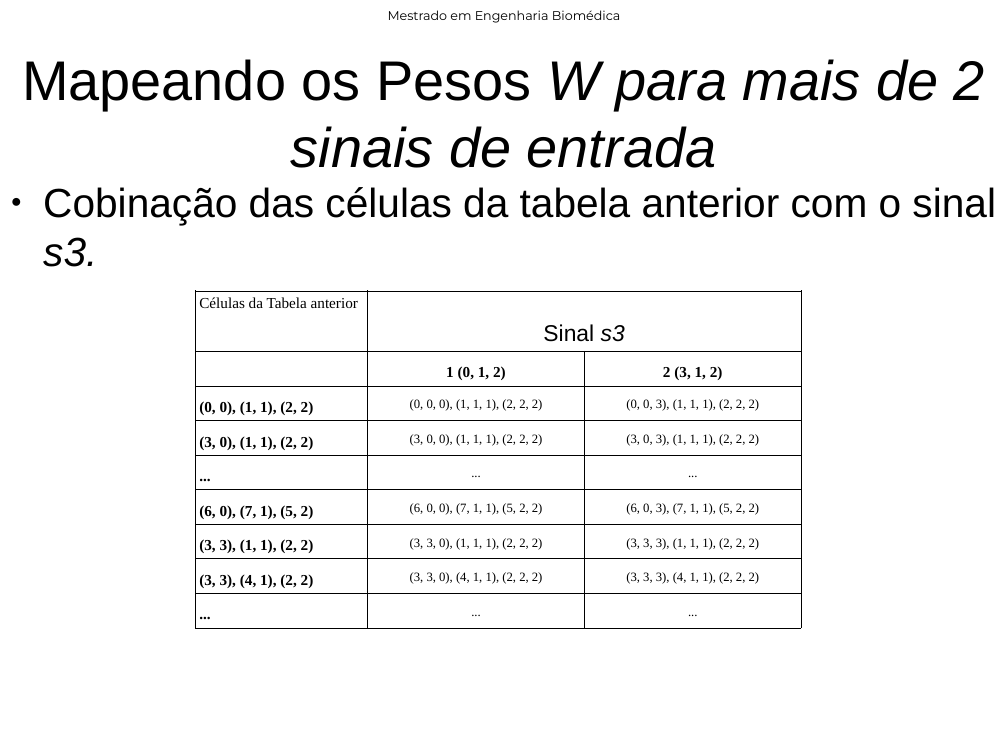
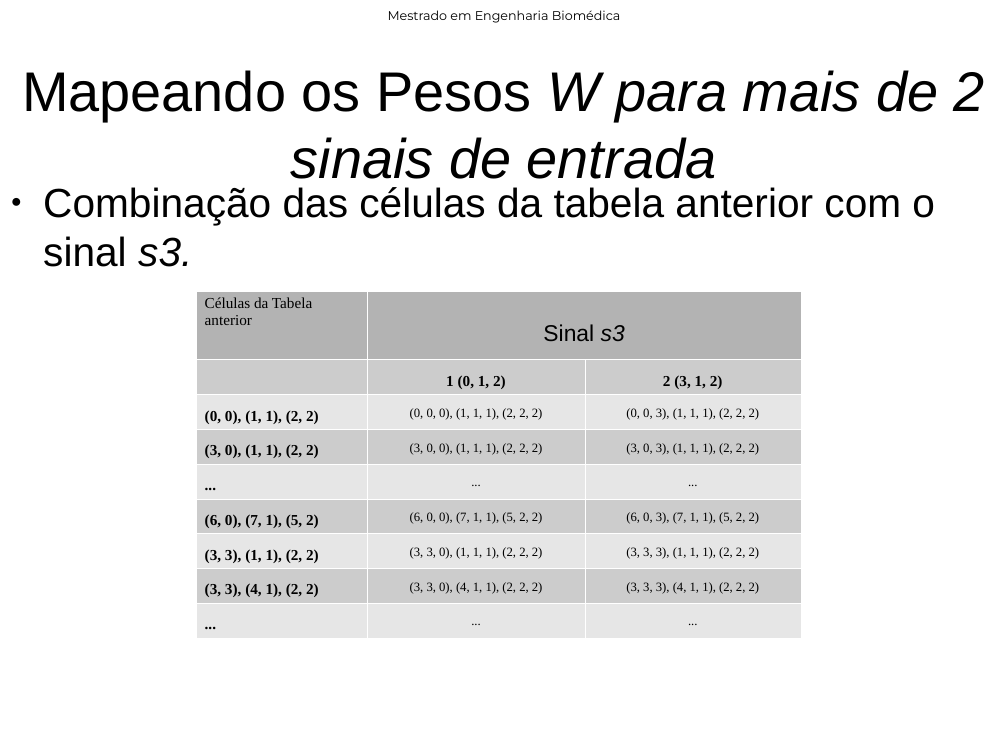
Before and after one commit to rob-nn/dissertation, a slide deck: slide 36 of qualify/qualify.odp (slide 34 before the commit). Drawn at 1008x756 pixels with LibreOffice and Linux fonts; fonts in the diff are those of the drawing; background and template pictures are left out. Boxes give left, top, right and bottom in pixels: in the first picture for what was removed or moved away, otherwise in the second. Text is boxed around its words. In the diff, an @@ line names an element or a change of style, - is before the commit and + after.

```diff
--- a/qualify/qualify.odp
+++ b/qualify/qualify.odp
@@ title "Mapeando os Pesos W para ..." rewrapped from (22, 59, 985, 168) to (22, 70, 985, 188) @@
@@ text at (43, 187, 935, 267): text changed @@
-● Cobinação das células da tabela anterior com o sinal s3.
+● Combinação das células da tabela anterior com o sinal s3.
@@ table at (196, 291, 801, 601) @@
@@ fill none to #B3B3B3 in 2 cells @@
@@ fill none to #CCCCCC in 11 cells @@
@@ fill none to #E6E6E6 in 12 cells @@
@@ borders changed @@
```
Also in this commit, not shown: 18 other slides changed, 6 slides added, 18 other files.
